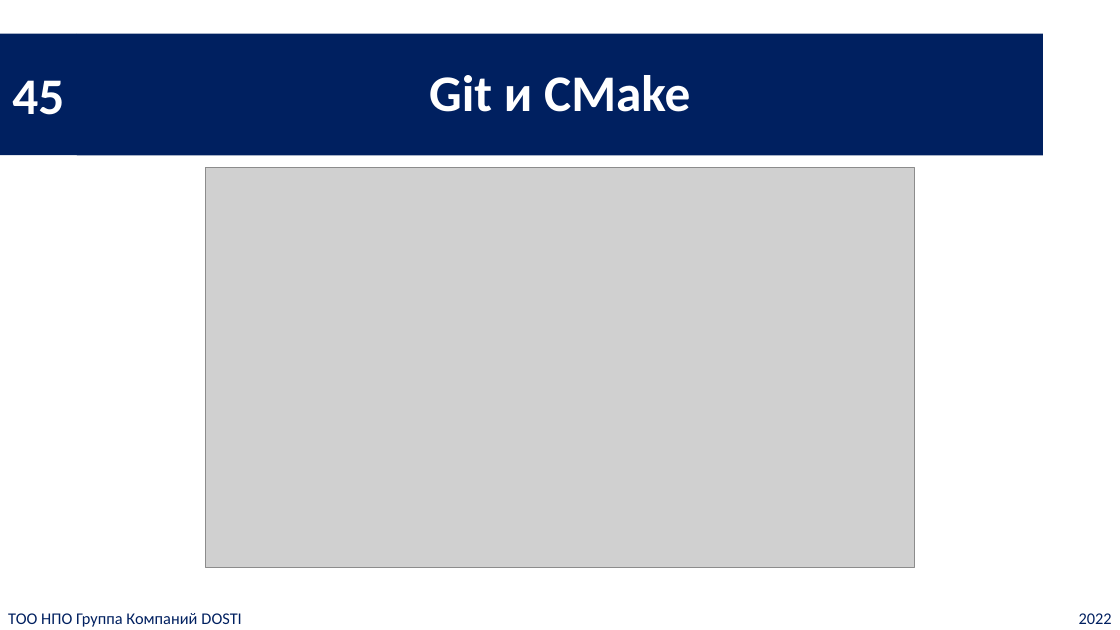
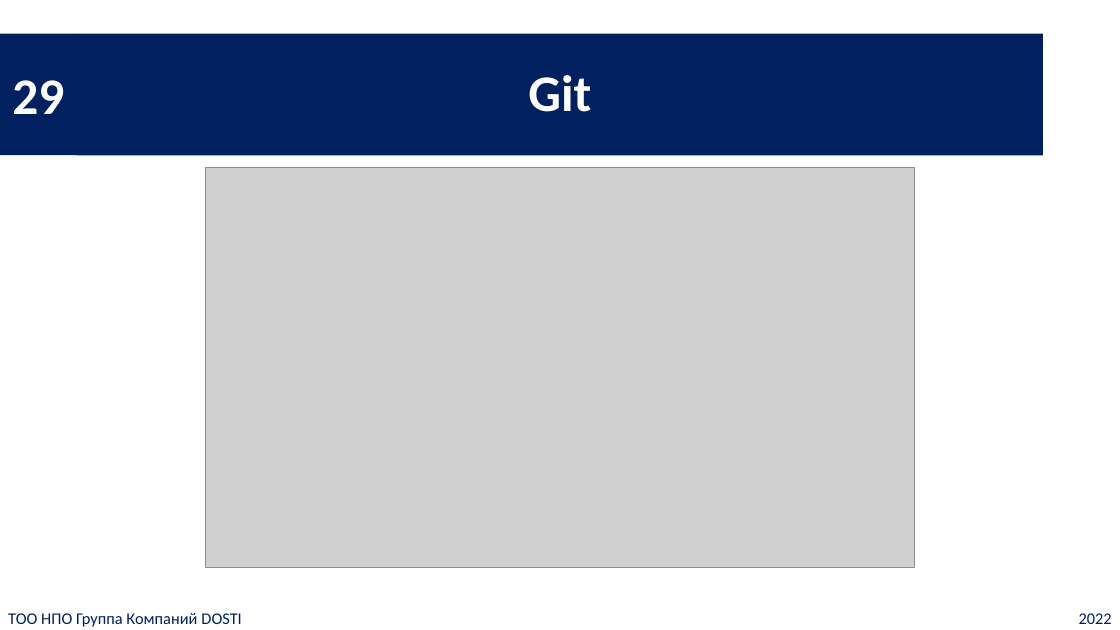
Before and after one commit to ic-dosti/CourseCShJunior, a slide deck: slide 29 of slides-ru/main_ru.pptx (slide 25 before the commit). Drawn at 1120x630 pixels with LibreOffice and Linux fonts; fonts in the diff are those of the drawing; grey boxes stand for pictures. Boxes give left, top, right and bottom in pixels: in the first picture for what was removed or moved away, otherwise in the second. Text is boxed around its words. In the diff, an @@ line names an element or a change of style, - is before the commit and + after.

```diff
--- a/slides-ru/main_ru.pptx
+++ b/slides-ru/main_ru.pptx
@@ text in rectangle at [12,80,64,114]: text changed @@
-45
+29
@@ title at [528,75,591,112]: text changed @@
-Git и CMake
+Git
```
Also in this commit, not shown: 30 other slides changed, 12 slides added, 16 other files.
